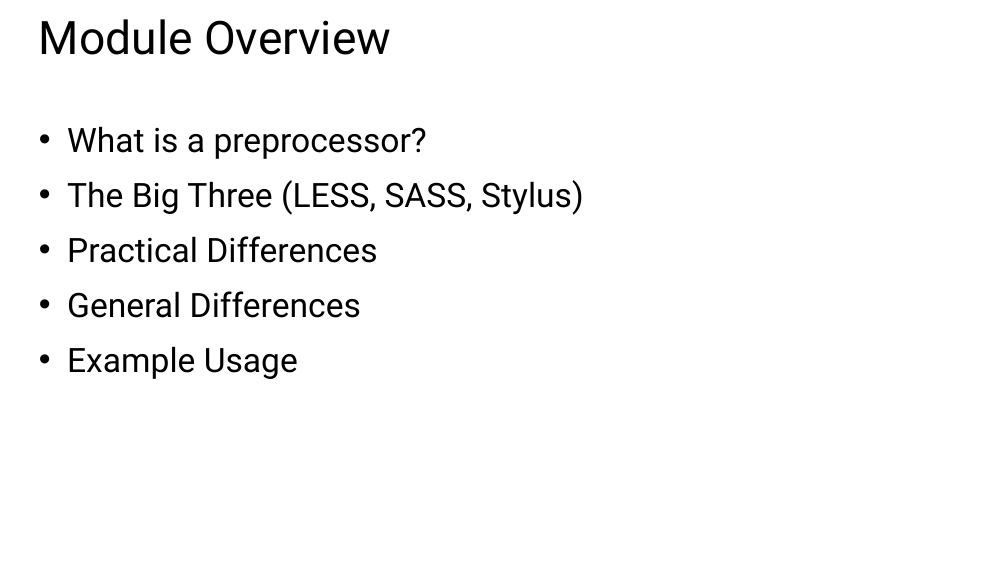
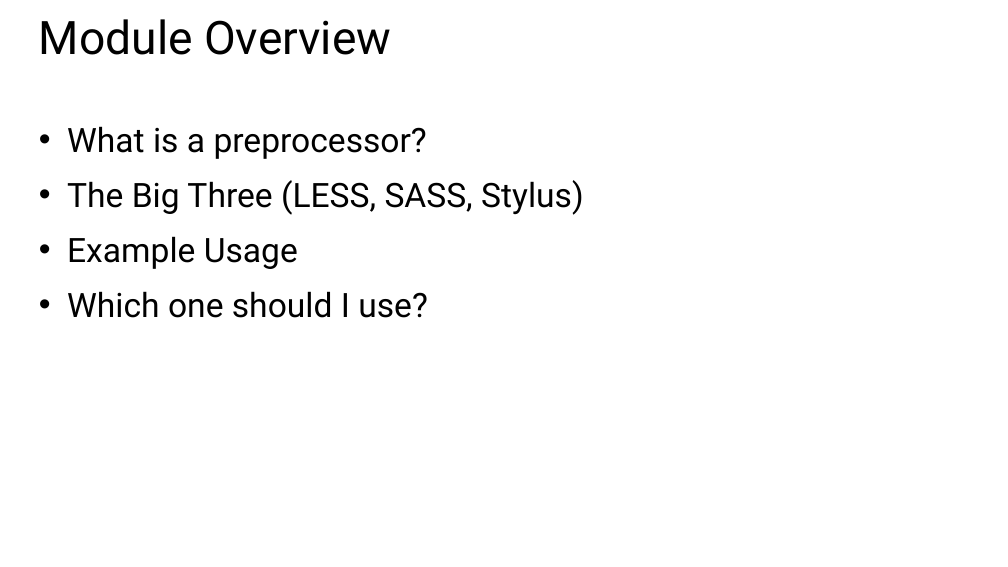
Before and after one commit to CharaD7/CSS-Style, a slide deck: slide 2 of Slides/Module 6.pptx. Drawn at 1008x567 pixels with LibreOffice and Linux fonts; fonts in the diff are those of the drawing. Boxes give left, top, right and bottom in pixels: in the first picture for what was removed or moved away, otherwise in the second. Text is boxed around its words. In the diff, an @@ line names an element or a change of style, - is before the commit and + after.

```diff
--- a/Slides/Module 6.pptx
+++ b/Slides/Module 6.pptx
@@ text at (67,236,377,318): paragraphs removed @@
-• Practical Differences
-• General Differences
@@ text at (67,291,428,318): paragraph added @@
+• Which one should I use?
```
Also in this commit, not shown: 3 other slides changed, 1 slide added, 1 slide removed, 5 other files.
